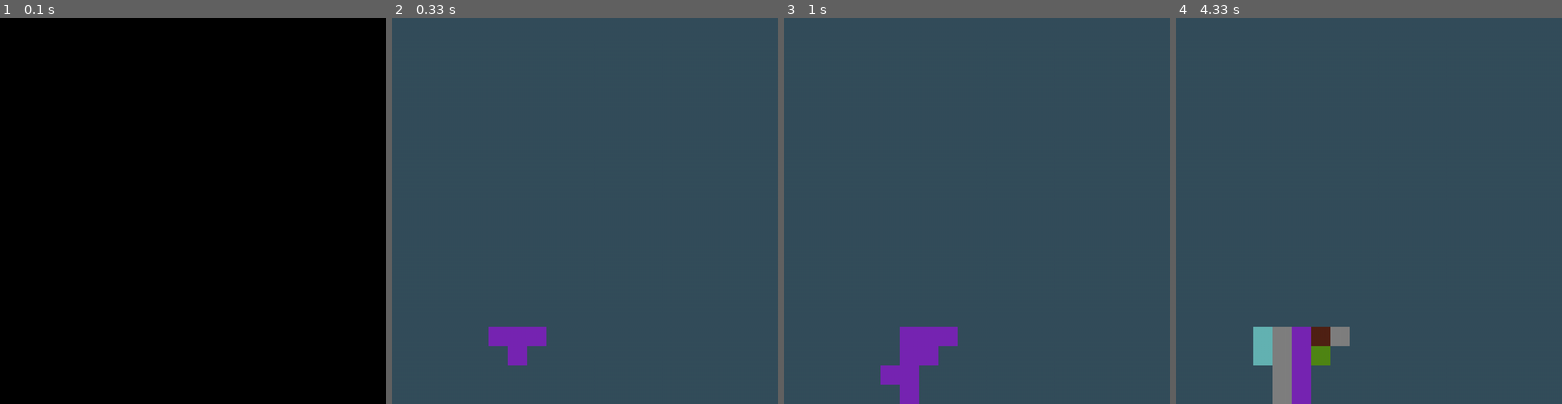
Above: before the commit, frames 1-4 (left to right).
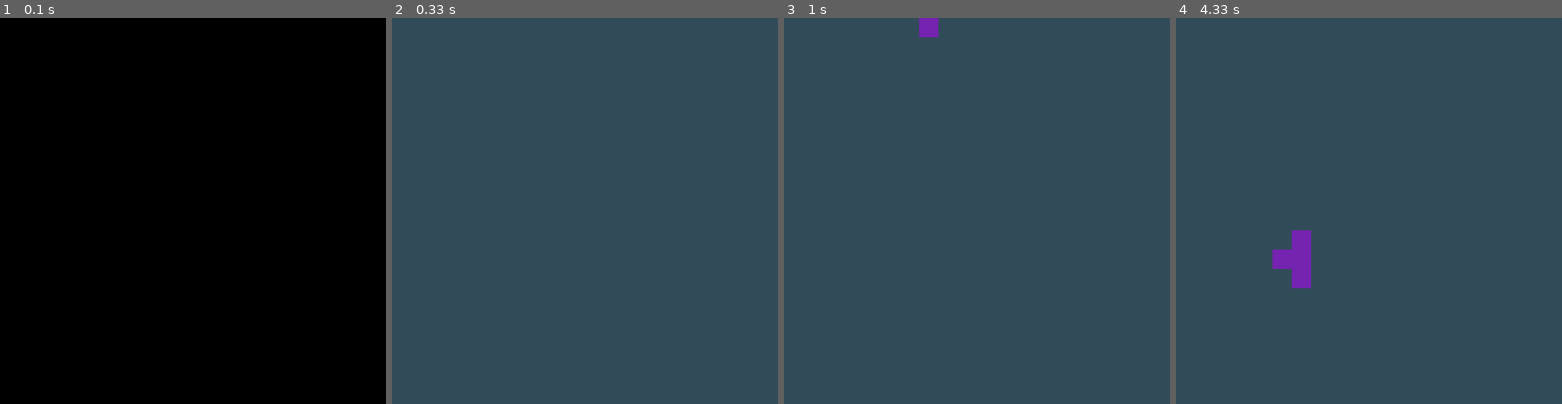
Above: after the commit, the same moments.

Repository: coolryan/TetrisGameWithPygame
Game: pygame game, started from src/main.py
The game is run twice, just before and just after one commit, with the same random seed, the same clock (stepped at 60 frames per second) and the same inputs.
Inputs:
- Up to frame 1 (0.1 s): no input
- Up to frame 2 (0.33 s): no input
- Up to frame 3 (1 s): tap Space at 0.33 s; hold Right from 0.67 s (still down)
- Up to frame 4 (4.33 s): release Right at 1.13 s; hold Right 1.17-1.63 s; tap Space at 1.23, 1.73, 2.03, 2.3, 2.63, 3.07, 3.37, 3.73, 4.13 s; hold Left 1.67-2.2 s; hold Down 2.23-2.53 s; hold Left 2.57-2.97 s; hold Right 3-3.63 s; hold Down 3.67-4.03 s; hold Left from 4.07 s (still down)

Frame 1 is identical in both runs. In frame 2, 1.0% of the frame differs, in the area x 25-40%, y 80-90%; in frame 3, 2.2%; in frame 4, 4.2%, in the area x 20-45%, y 55-100%.

Commit message:
Fix starting location

Diff:
--- a/src/models/TetrisGame.py
+++ b/src/models/TetrisGame.py
@@ -54,7 +54,7 @@
         nextFig: Figure = self.nextFigures.pop()
 
         nextFig.setX(self.grid_width//2)
-        nextFig.setY(self.grid_height-4)
+        nextFig.setY(-4)
         nextFig.isActive = True
 
         self.nextFigures.append(Figure.getRandomFigure(self._getNextFigureId(), self.grid_width, self.grid_height, self.square_size))
@@ -271,7 +271,7 @@
          # game loop
         while running:
             moved = False
-            screen.fill((52, 78, 91))
+            screen.fill((52, 78, 91)) # Gives background color
 
             # call draw
             self.draw(screen)
